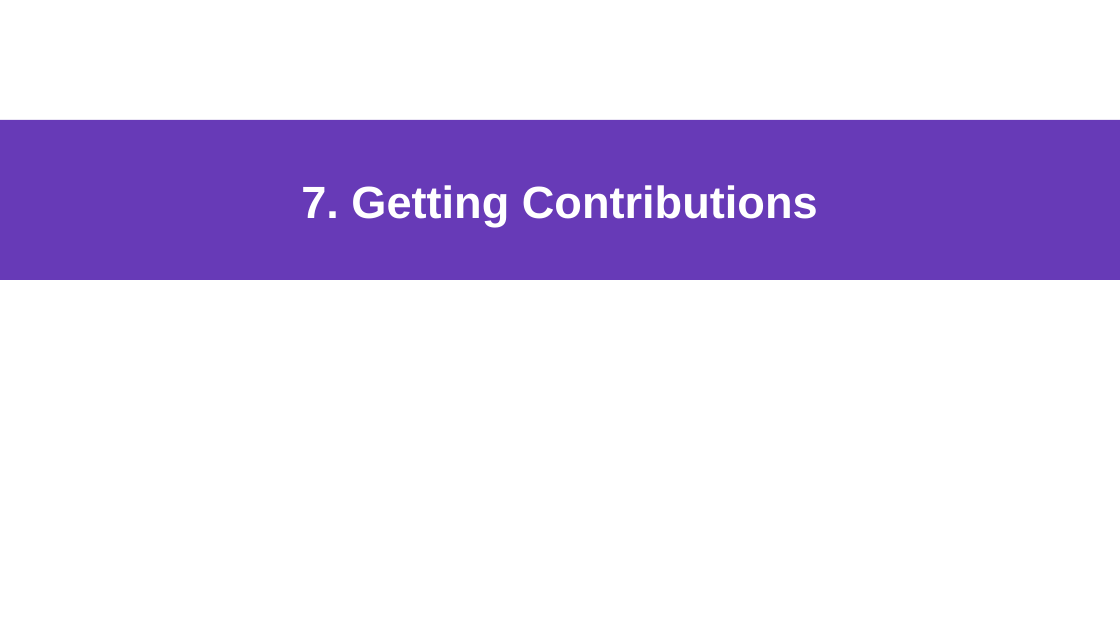
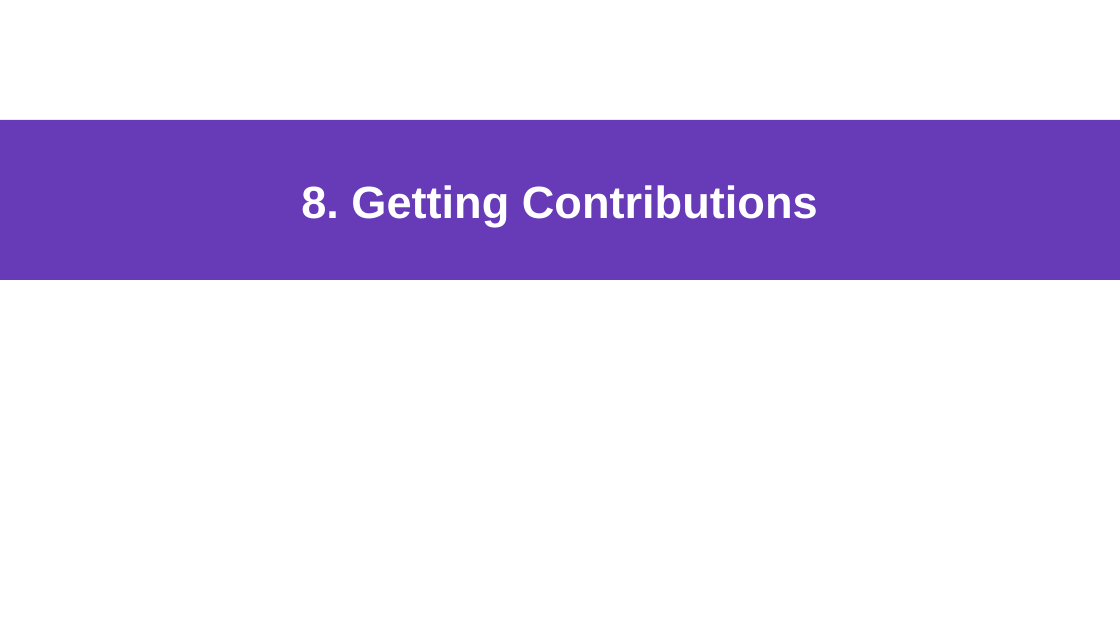
Before and after one commit to dirkriehle/coss-course, a slide deck: slide 35 of Lecture slides/COSS D02 - Research and Startup.odp (slide 30 before the commit). Drawn at 1120x630 pixels with LibreOffice and Linux fonts; fonts in the diff are those of the drawing. Boxes give left, top, right and bottom in pixels: in the first picture for what was removed or moved away, otherwise in the second. Text is boxed around its words. In the diff, an @@ line names an element or a change of style, - is before the commit and + after.

```diff
--- a/Lecture slides/COSS D02 - Research and Startup.odp
+++ b/Lecture slides/COSS D02 - Research and Startup.odp
@@ title at box(301, 185, 818, 226): text changed @@
-7. Getting Contributions
+8. Getting Contributions
```
Also in this commit, not shown: 4 other slides changed, 5 slides added, 4 other files.
